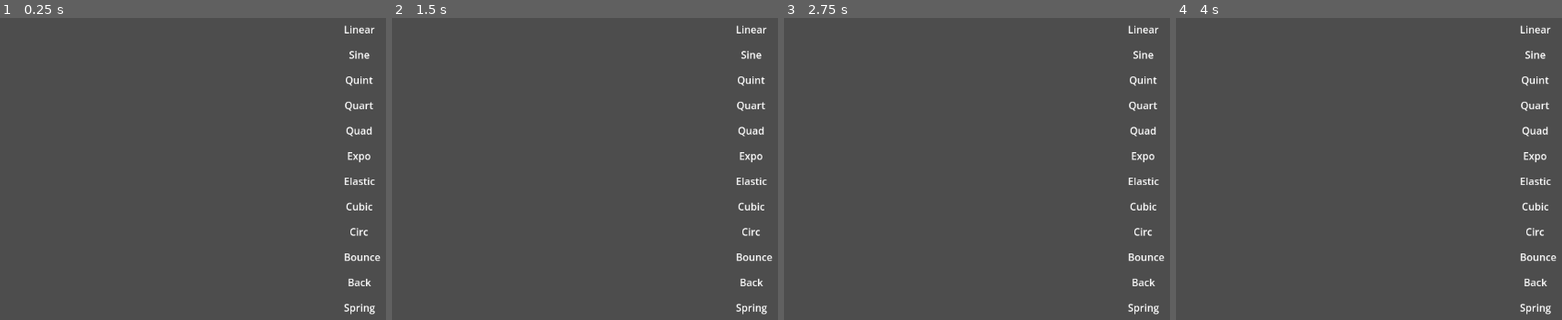
Above: before the commit, frames 1-4 (left to right).
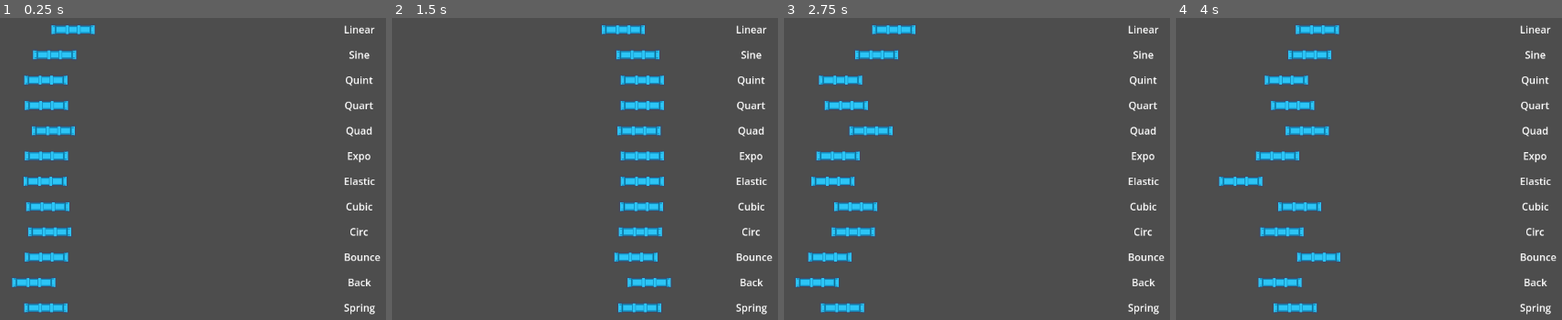
Above: after the commit, the same moments.

Repository: Ruellia42/eus2425
Game: Godot game, scene res://scenes/transition_types.tscn
Same seed, same stepped clock (60 frames per second), same inputs: the game is played once before the commit and once after it. This scene is started directly instead of the project's main scene.
Inputs:
- Up to frame 1 (0.25 s): no input
- Up to frame 2 (1.5 s): tap Enter (ui_accept) at 0.5, 0.77 s; hold Right (ui_right) from 0.53 s (still down)
- Up to frame 3 (2.75 s): tap Enter (ui_accept) at 1.52 s; release Right (ui_right) at 2.03 s; hold Left (ui_left) from 2.03 s (still down)
- Up to frame 4 (4 s): keep holding Left (ui_left); tap Enter (ui_accept) at 3.02, 3.77 s

The runs differ from the first frame. In frame 1, 3.8% of the frame differs, in the area x 3-25%, y 2-98%; in frame 2, 3.8%; in frame 3, 3.9%, in the area x 2-35%, y 2-98%; in frame 4, 3.9%.

Commit message:
add moving platform sprite

Diff:
--- a/scenes/moving_platform.tscn
+++ b/scenes/moving_platform.tscn
@@ -1,9 +1,10 @@
-[gd_scene load_steps=3 format=3 uid="uid://cw1i3tcuiy254"]
+[gd_scene load_steps=4 format=3 uid="uid://cw1i3tcuiy254"]
 
 [ext_resource type="Script" path="res://scripts/moving_platform.gd" id="1_ywl3b"]
+[ext_resource type="Texture2D" uid="uid://2pf73egudxw4" path="res://plugins/platform_pipe.png" id="2_lnqbf"]
 
 [sub_resource type="RectangleShape2D" id="RectangleShape2D_mr1te"]
-size = Vector2(72, 18)
+size = Vector2(72, 16)
 
 [node name="MovingPlatform" type="Node2D"]
 script = ExtResource("1_ywl3b")
@@ -16,3 +17,6 @@
 
 [node name="CollisionShape2D" type="CollisionShape2D" parent="Platform"]
 shape = SubResource("RectangleShape2D_mr1te")
+
+[node name="Sprite2D" type="Sprite2D" parent="Platform"]
+texture = ExtResource("2_lnqbf")
Binary file added: plugins/platform_pipe.png
Not shown, added: plugins/platform_pipe.png.import
